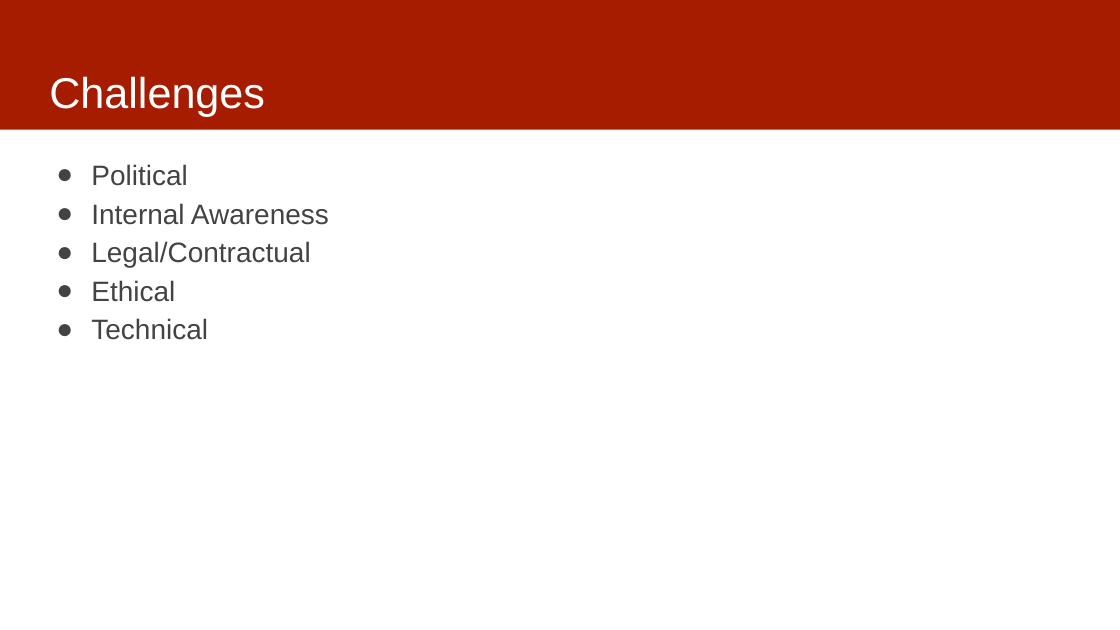
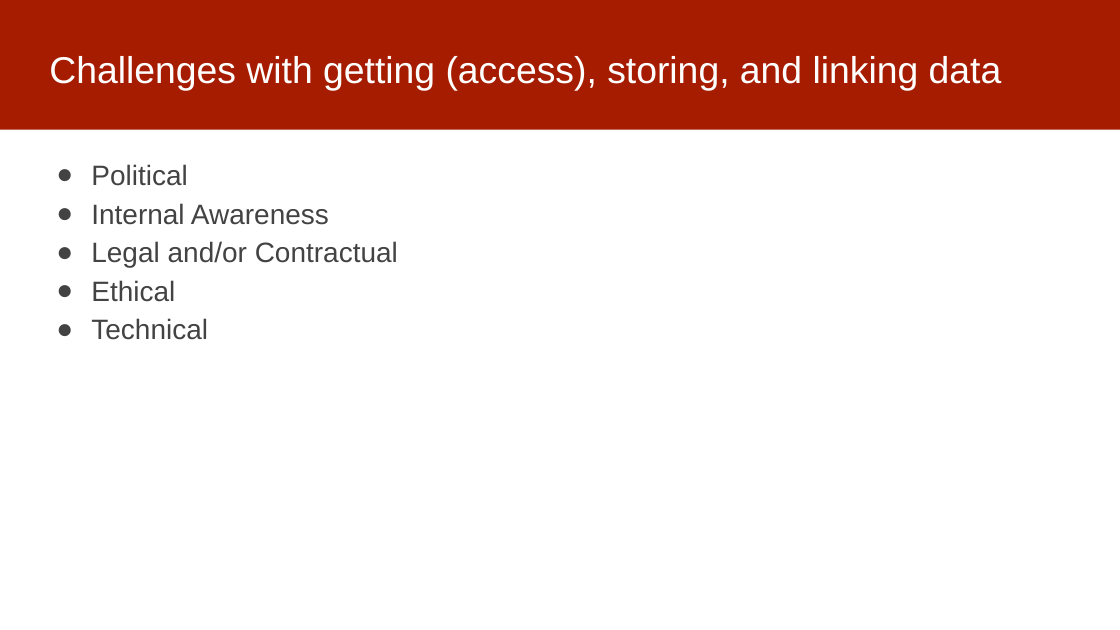
Before and after one commit to dssg/mlforpublicpolicylab, a slide deck: slide 9 of Lectures/04-data.pptx (slide 4 before the commit). Drawn at 1120x630 pixels with LibreOffice and Linux fonts; fonts in the diff are those of the drawing. Boxes give left, top, right and bottom in pixels: in the first picture for what was removed or moved away, otherwise in the second. Text is boxed around its words. In the diff, an @@ line names an element or a change of style, - is before the commit and + after.

```diff
--- a/Lectures/04-data.pptx
+++ b/Lectures/04-data.pptx
@@ title at <box>49,56,1002,91</box>: text changed; size 37 to 32 pt @@
-Challenges
+Challenges with getting (access), storing, and linking data
@@ text at <box>91,241,398,267</box>: text changed @@
-● Legal/Contractual
+● Legal and/or Contractual
```
Also in this commit, not shown: 1 other slide changed, 12 slides added.
